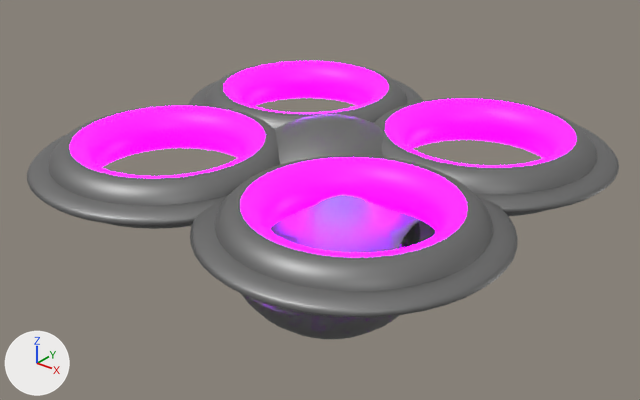
Renders of the glTF model public/models/drone2.glb from each side of a commit.
The view is the same before and after, from a 50 mm lens placed at (350.38, 35.52, 70.59), pointed at (336.64, 52.69, 59.94). Every picture has the same lights, and +X, +Y and +Z are marked at lower left. The picture after the commit comes second. Vertices at exactly the same position are counted once.

Objects in the first picture: 'Drone 2'.
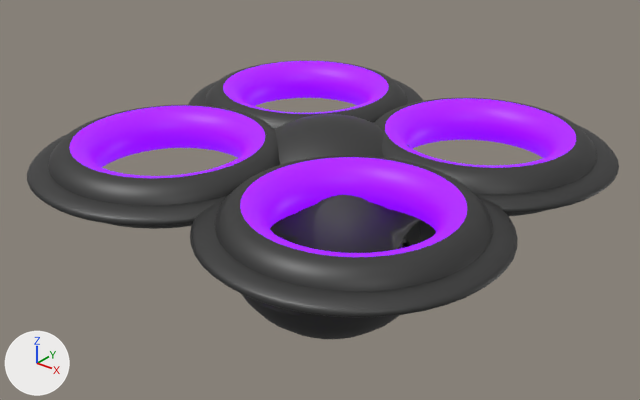
Pixel boxes [x1, y1, x2, y2] of what changed, in the pictures (640 x 400 px):
part 1 of me_torus_004, recoloured
    both: [69, 61, 576, 257]
part 2 of me_torus_004, recoloured
    both: [27, 61, 619, 339]

The change, as a list of edits to the scene's bpy script:
```text
Add mat_purple_glow:
    mat_purple_glow = principled_material('purple-glow')
    mat_purple_glow.base_color = (0.227, 0.0, 0.801)  # purple #8300e7
    mat_purple_glow.emission_color = (0.227, 0.0, 0.799)  # purple #8300e7
    mat_purple_glow.emission_strength = 1.0
Add mat_camera_glass:
    mat_camera_glass = principled_material('camera-glass')
    mat_camera_glass.base_color = (0.00651, 0.00651, 0.00651)  # black #131313
    mat_camera_glass.roughness = 0.05
    mat_camera_glass.transmission_weight = 1.0
    mat_camera_glass.coat_weight = 1.0
    mat_camera_glass.coat_roughness = 0.05
Add mat_grey_metal:
    mat_grey_metal = principled_material('grey-metal')
    mat_grey_metal.base_color = (0.0816, 0.0816, 0.0816)  # dark grey #515151
    mat_grey_metal.metallic = 0.75
Change me_torus_004:
    where me_torus_004.from_pydata(...)  # 5998 vertices, 11976 faces; spans x -6.62..6.55, y -6.42..6.4, z -4.74..1.44
    used by ob_drone_2; location = (337.02, 52.54, 60.9)
    remove me_torus_004.materials.append(mat_camera2)  # black #131313
    me_torus_004 part 1: all 4726 faces that had it switch from mat_glow2 (purple #a200e7, glowing purple #a200ff) to mat_purple_glow (purple #8300e7, glowing purple #8300e7)
    me_torus_004 part 2: all 6106 faces that had it switch from mat_metalic2 (grey #878888) to mat_grey_metal (dark grey #515151)
    add me_torus_004.materials.append(mat_camera_glass)  # black #131313
```
